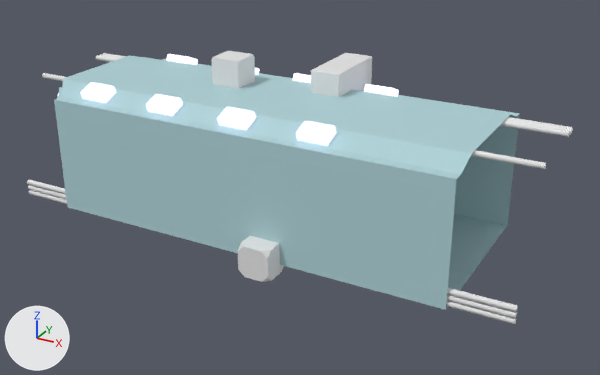
A saved change to the Blender file img_raw/interior.blend.
One viewpoint serves both versions: a 50 mm camera at (11.67, -12.59, 7.14) aimed at (4.81, -0.13, 0.91). Lighting does not change. The marker at lower left points along +X, +Y and +Z.

The older version as bpy lines, for what is in view:
```python
ob_cube = bpy.data.objects.new('Cube', me_cube_001)
ob_cube.location = (4.98, -1.81, 0.28)
ob_cube_001 = bpy.data.objects.new('Cube.001', me_cube_002)
ob_cube_001.location = (4.98, 0.8, 2.7)
ob_cube_002 = bpy.data.objects.new('Cube.002', me_cube_003)
ob_cube_002.location = (3.08, 0.37, 2.79)
ob_cube_003 = bpy.data.objects.new('Cube.003', me_cube_004)
ob_cube_003.location = (1.17, 1.31, 2.53)
ob_cube_003.rotation_euler = (-0.372, 0.0, 0.0)  # degrees (-21, 0, 0)
ob_cube_003.scale = (0.96, 0.598, 0.296)
ob_cylinder_003 = bpy.data.objects.new('Cylinder.003', me_cylinder_003)
ob_cylinder_003.location = (4.35, -1.62, 0.45)
ob_cylinder_003.rotation_euler = (0.0, 1.571, 0.0)  # degrees (0, 90, 0)
ob_cylinder_004 = bpy.data.objects.new('Cylinder.004', me_cylinder_004)
ob_cylinder_004.location = (4.35, 0.94, 2.49)
ob_cylinder_004.rotation_euler = (-1.571, 0.0, -1.571)  # degrees (-90, 0, -90)
ob_cylinder_008 = bpy.data.objects.new('Cylinder.008', me_cylinder_008)
ob_cylinder_008.location = (4.35, -0.86, 2.49)
ob_cylinder_008.rotation_euler = (-1.571, 0.0, -1.571)  # degrees (-90, 0, -90)
ob_plane = bpy.data.objects.new('Plane', me_plane)
ob_plane.location = (0.0, 0.0, 1.15)
ob_plane.rotation_euler = (0.0, 1.571, 0.0)  # degrees (0, 90, 0)
# me_plane
# before: 20 (1.0, -1.5, 8.28), 21 (1.0, 1.5, 8.28) at pixel (504, 229), 61 (1.0, -1.5, 0.41), 63 (1.0, 1.5, 0.41)
```
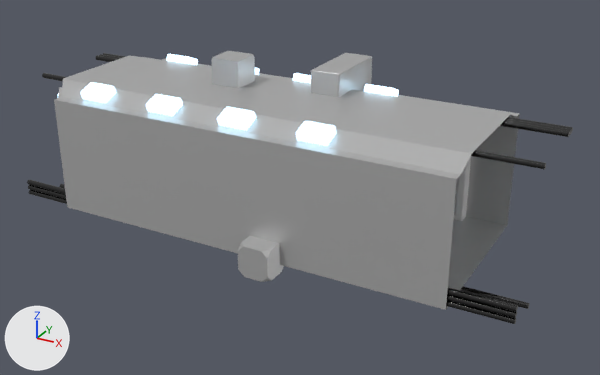
Where the change shows, as pixel boxes [x1, y1, x2, y2] in the pictures (600 x 375 px):
'Cube.001', recoloured (white to grey)
    both: [311, 53, 372, 97]
'Cylinder.003', recoloured (white to black)
    both: [27, 180, 518, 324]
'Cube', recoloured
    both: [238, 236, 284, 282]
'Cube.002', recoloured (white to grey)
    both: [211, 51, 255, 89]
'Cylinder.004', recoloured (white to black)
    both: [96, 53, 573, 137]
'Shelfs1.001', added
    after: [453, 156, 471, 221]
'Cylinder.008', recoloured (white to black)
    both: [42, 73, 546, 169]
'Cylinder.009', added
    after: [60, 184, 530, 309]
'Plane.005', added
    after: [454, 181, 457, 213]
part 1 of me_plane, built on
    both: [448, 219, 504, 290]
part 2 of me_plane, recoloured (cyan to grey)
    both: [54, 56, 520, 310]

Patch to the scene script:
```diff
--- a/img_raw/interior.blend.py
+++ b/img_raw/interior.blend.py
@@ me_plane @@
 # used by ob_plane; location = (0.0, 0.0, 1.15); rotation_euler = (0.0, 1.571, 0.0), in degrees (0, 90, 0)
 # verts and faces of me_plane; kept vertices keep their numbers, new ones are numbered from 176
-me_plane.from_pydata(...)  # 176 vertices, 148 faces; spans x -1.4..1.0, y -1.7..1.83, z -0.1..8.28
+me_plane.from_pydata(...)  # 180 vertices, 149 faces; spans x -1.4..1.0, y -1.7..1.83, z -0.1..8.28
+# me_plane part 1
+delete_faces([(20, 21, 63, 61)])
+verts[176] = (1.0, -1.29, 4.33)
+verts[177] = (1.0, -1.29, 4.92)
+verts[178] = (1.0, -0.7, 4.92)
+verts[179] = (1.0, -0.7, 4.33)
+faces += [(20, 177, 176, 61), (20, 21, 63, 61, 176, 179, 178, 177)]
+# me_plane part 2: 147 faces spanning x -1.4..1.0, y -1.7..1.83, z -0.1..8.28 switch from mat_material_003 (cyan #b1d5da) to mat_base (light grey #c7c7c7)
@@ me_cylinder_003 @@
 me_cylinder_003.from_pydata(...)  # 32 vertices, 18 faces; spans x -0.05..0.05, y -0.05..0.05, z -5.0..5.0
+me_cylinder_003.materials.append(mat_tubes)  # dark grey #4e4e4e
@@ me_cylinder_004 @@
 me_cylinder_004.from_pydata(...)  # 32 vertices, 18 faces; spans x -0.05..0.05, y -0.05..0.05, z -5.0..5.0
+me_cylinder_004.materials.append(mat_tubes)  # dark grey #4e4e4e
@@ me_cylinder_008 @@
 me_cylinder_008.from_pydata(...)  # 32 vertices, 18 faces; spans x -0.05..0.05, y -0.05..0.05, z -5.0..5.0
+me_cylinder_008.materials.append(mat_tubes)  # dark grey #4e4e4e
@@ me_cube_001 @@
 me_cube_001.from_pydata(...)  # 8 vertices, 6 faces; spans x -0.295..0.295, y -0.295..0.295, z -0.295..0.295
+me_cube_001.materials.append(mat_base)  # light grey #c7c7c7
@@ me_cube_002 @@
 me_cube_002.from_pydata(...)  # 8 vertices, 6 faces; spans x -0.295..0.295, y -0.295..1.159, z -0.295..0.295
+me_cube_002.materials.append(mat_base)  # light grey #c7c7c7
@@ me_cube_003 @@
 me_cube_003.from_pydata(...)  # 8 vertices, 6 faces; spans x -0.295..0.295, y -0.295..0.295, z -0.295..0.295
+me_cube_003.materials.append(mat_base)  # light grey #c7c7c7
@@ me_plane_005 @@
+me_plane_005.from_pydata([(-1.32, -1.0, 0.0), (-3.35, -1.0, 0.0), (-1.32, 1.69, 0.0), (-3.35, 1.69, 0.0), (-1.03, -1.16, 0.0), (1.0, -1.16, 0.0), (-1.03, -3.85, 0.0), (1.0, -3.85, 0.0)], [], [(0, 2, 3, 1), (4, 6, 7, 5)])
@@ ob_cylinder_009 @@
+ob_cylinder_009 = bpy.data.objects.new('Cylinder.009', me_cylinder_008.copy())  # the mesh of ob_cylinder_008
+ob_cylinder_009.parent = ob_crate1
+ob_cylinder_009.location = (4.347, -0.77, 0.0348)
+ob_cylinder_009.rotation_euler = (0.0, 1.571, 0.0)  # degrees (0, 90, 0)
@@ ob_crate1 @@
+ob_crate1 = bpy.data.objects.new('Crate1', me_cube_005)  # 96 vertices, 74 faces; spans x -0.295..0.295, y -0.295..0.295, z -0.295..0.295; in mat_doorinner (white #e7e7e7)
+ob_crate1.location = (4.63, -0.99, 0.06)
+ob_crate1.scale = (1.09, 1.09, 0.359)
@@ ob_plane_005 @@
+ob_plane_005 = bpy.data.objects.new('Plane.005', me_plane_005)
+ob_plane_005.parent = ob_shelfs1_001
+ob_plane_005.location = (2.118, 1.505, 1.504)
+ob_plane_005.rotation_euler = (1.571, 0.0, 0.0)  # degrees (90, 0, 0)
+ob_plane_005.scale = (0.325, 0.325, 0.325)
@@ ob_shelfs1_001 @@
+ob_shelfs1_001 = bpy.data.objects.new('Shelfs1.001', me_cube_007)  # 65 vertices, 65 faces; spans x -0.85..0.85, y -0.1..0.16, z -1.06..1.06
+ob_shelfs1_001.location = (6.62, 1.57, 1.15)
```
